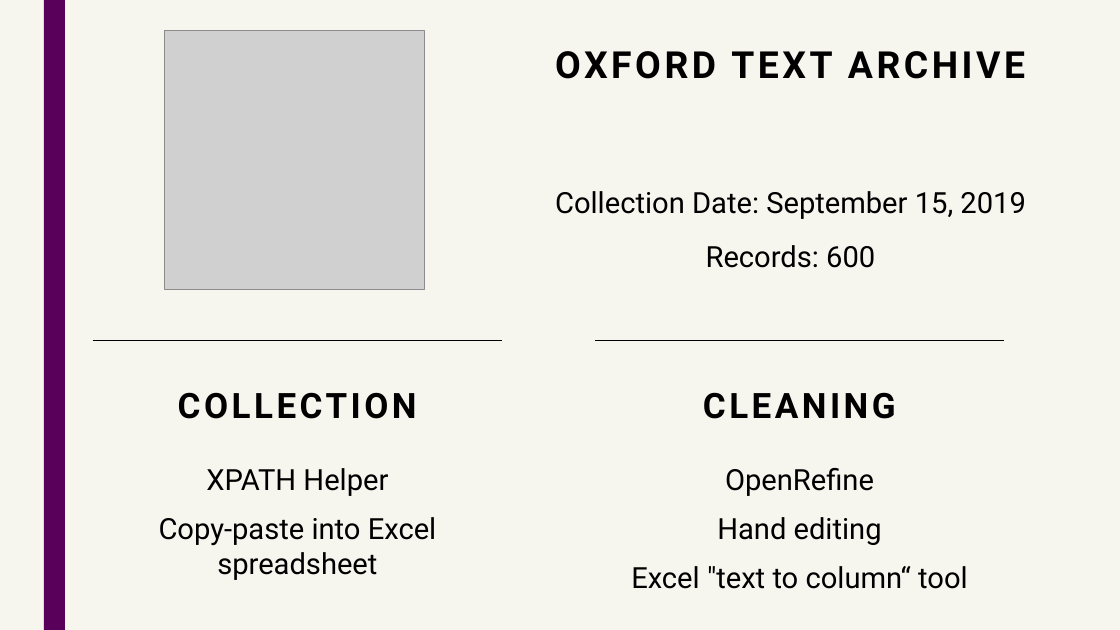
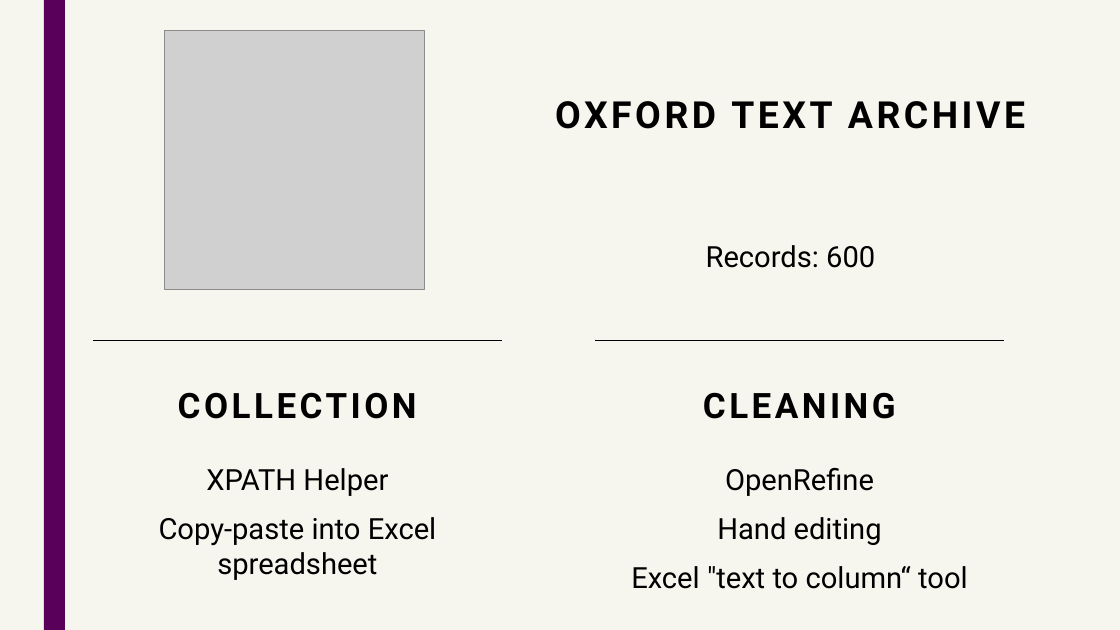
Before and after one commit to asnowmenjig/IS590-Open-Data-Mashups, a slide deck: slide 10 of final-deliverables/presentation-materials/presentation-slides.pptx (slide 9 before the commit). Drawn at 1120x630 pixels with LibreOffice and Linux fonts; fonts in the diff are those of the drawing; grey boxes stand for pictures. Boxes give left, top, right and bottom in pixels: in the first picture for what was removed or moved away, otherwise in the second. Text is boxed around its words. In the diff, an @@ line names an element or a change of style, - is before the commit and + after.

```diff
--- a/final-deliverables/presentation-materials/presentation-slides.pptx
+++ b/final-deliverables/presentation-materials/presentation-slides.pptx
@@ text "OXFORD TEXT ARCHIVE" moved from (x1=555, y1=51, x2=1025, y2=79) to (x1=555, y1=101, x2=1025, y2=129) @@
@@ text removed at (x1=555, y1=191, x2=1025, y2=219) @@
-Collection Date: September 15, 2019
```
Also in this commit, not shown: 6 other slides changed, 4 slides added, 4 slides removed, 1 other file.
